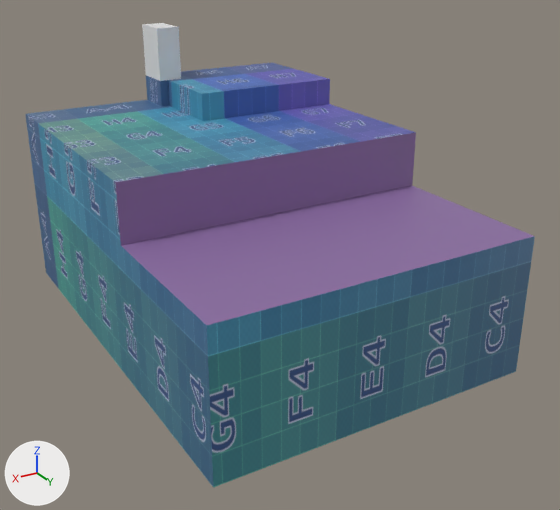
Renders of the Blender file Assets/Models/blender~/Building4.blend from each side of a commit.
One viewpoint serves both versions: a camera (50 mm lens) standing at (29.5, 54.4, 24.3) and looking at (-1.1, 3.4, -1.2). Arrows for +X, +Y and +Z are at lower left; the lights stay in place. The picture after the commit comes second. The same objects are shown in both versions, whatever each file hides.

Script lines for the objects in view, before the commit:
```python
me_cube_278 = bpy.data.meshes.new('Cube.278')
me_cube_278.from_pydata(...)  # 114 vertices, 110 faces; spans x -13.2..13.2, y -18.4..19.1, z -8.0..15.3
# faces by material slot: [104, 6]
me_cube_278.materials.append(mat_colorgrid)
me_cube_278.materials.append(None)
ob_cube_046 = bpy.data.objects.new('Cube.046', me_cube_278)
ob_cube_046.location = (-0.02, -0.05, 0.0)
```
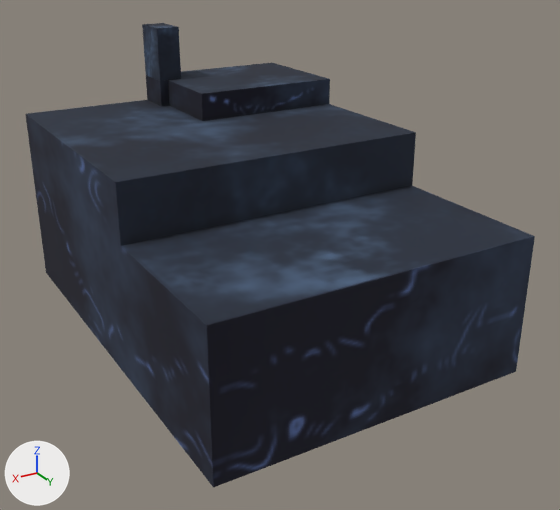
What changed in the scene script:
```text
Add img_building4_png:
    img_building4_png = load_image('Building4.png', '../textures/Building4.png', 2048, 2048, 'sRGB')
Add mat_building4baked:
    mat_building4baked = principled_material('Building4Baked')
    mat_building4baked.texture = img_building4_png
    mat_building4baked.roughness = 0.95
Change me_cube_278:
    used by ob_cube_046; location = (-0.02, -0.05, 0.0)
    remove me_cube_278.from_pydata(...)  # 114 vertices, 110 faces; spans x -13.2..13.2, y -18.4..19.1, z -8.0..15.3
    add me_cube_278.from_pydata(...)  # 112 vertices, 98 faces; spans x -13.2..13.2, y -18.4..19.1, z -8.0..15.3
    me_cube_278 part 1
    12 vertices are removed from x -5.1..7.4, y -14.8..5.4, z -8.0
    32 faces are deleted
    10 new vertices lie (0.8, 0.0, 0.0) away from vertices in x 0.4, y -18.4..19.1, z -8.0..8.0
    20 new faces join them
    me_cube_278 part 2: 73 faces spanning x -13.2..13.2, y -18.4..19.1, z -8.0..10.5 switch from mat_colorgrid to mat_building4baked (picture img_building4_png)
    me_cube_278 part 3: 5 faces spanning x -1.0..1.2, y -18.4..-14.8, z 10.5..15.3 switch from no material to mat_building4baked (picture img_building4_png)
```

Where the change shows, as pixel boxes (x1, y1, x2, y2) in the pictures (560 x 510 px):
part 1 of me_cube_278, reshaped: (99, 106, 386, 457) in both
part 2 of me_cube_278, recoloured (darker): (25, 63, 535, 488) in both
part 3 of me_cube_278, recoloured (white to blue): (142, 23, 181, 81) in both
